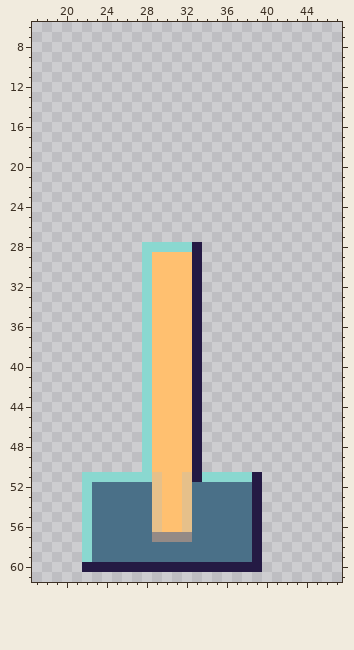
Two versions of one pixel-art file, art/source/aseprite/gouvernail.aseprite. Above: the version before the commit.
64x64 pixels, 1 frame. Shown: x 17..47, y 6..61. The old version is drawn lined up with the new one.
After:
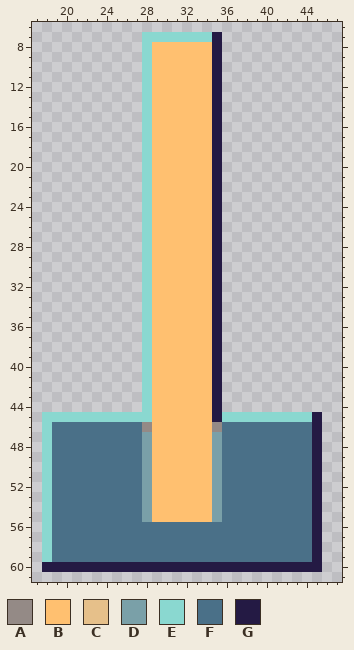
Palette (. is transparent): A #948a86  B #ffc070  C #e6c08a  D #7aa0a8  E #8ad8d0  F #4a7088  G #241a44
Changes in this commit:
whole drawing moved by -1,+11 (the old picture is shown already moved)
Changed rows in their new state; - is an unchanged pixel.
first column x 18:
 7 ----------EEEEEEEG----------
 8 ----------EBBBBBBG----------
 9 ----------EBBBBBBG----------
10 ----------EBBBBBBG----------
11 ----------EBBBBBBG----------
12 ----------EBBBBBBG----------
13 ----------EBBBBBBG----------
14 ----------EBBBBBBG----------
15 ----------EBBBBBBG----------
16 ----------EBBBBBBG----------
17 ----------EBBBBBBG----------
18 ----------EBBBBBBG----------
19 ----------EBBBBBBG----------
20 ----------EBBBBBBG----------
21 ----------EBBBBBBG----------
22 ----------EBBBBBBG----------
23 ----------EBBBBBBG----------
24 ----------EBBBBBBG----------
25 ----------EBBBBBBG----------
26 ----------EBBBBBBG----------
27 ----------EBBBBBBG----------
28 -----------BBBBBBG----------
29 ---------------BBG----------
30 ---------------BBG----------
31 ---------------BBG----------
32 ---------------BBG----------
33 ---------------BBG----------
34 ---------------BBG----------
35 ---------------BBG----------
36 ---------------BBG----------
37 ---------------BBG----------
38 ---------------BBG----------
39 ---------------BBG----------
40 ---------------BBG----------
41 ---------------BBG----------
42 ---------------BBG----------
43 ---------------BBG----------
44 ---------------BBG----------
45 EEEEEEEEEE-----BBGEEEEEEEEEG
46 EFFFFFFFFFA----BBAFFFFFFFFFG
47 EFFFFFFFFFD----BBDFFFFFFFFFG
48 EFFFFFFFFFD----BBDFFFFFFFFFG
49 EFFFFFFFFFD----BBDFFFFFFFFFG
50 EFFFFFFFFFD----BBDFFFFFFFFFG
51 EFFFFFFFFFDB--BBBDFFFFFFFFFG
52 EFFFF-----DB--BBBD---FFFFFFG
53 EFFFF-----DB--BBBD---FFFFFFG
54 EFFFF-----DB--BBBD---FFFFFFG
55 EFFFF-----DB--BBBD---FFFFFFG
56 EFFFF------FFFF------FFFFFFG
57 EFFFF------FFFF------FFFFFFG
58 EFFFF----------------FFFFFFG
59 EFFFF----------------FFFFFFG
60 GGGG------------------GGGGGG
Pixel boxes of the changes (left, top, right, bottom) in both pictures:
changed: (42, 32, 322, 572)
